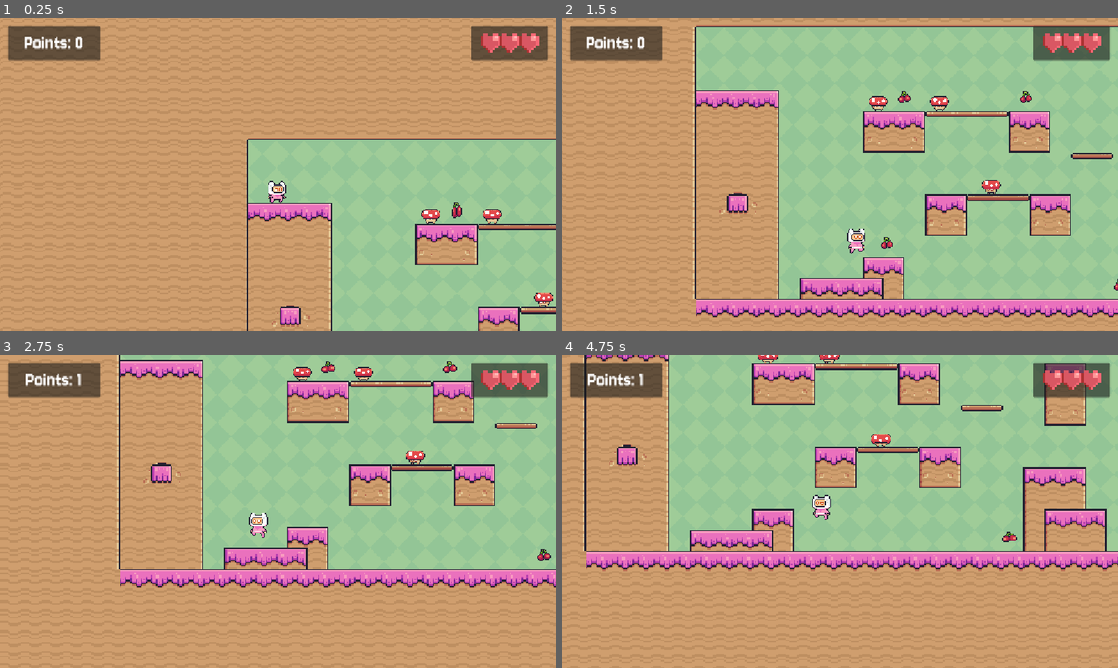
Above: before the commit, frames 1-4 (two rows, left to right).
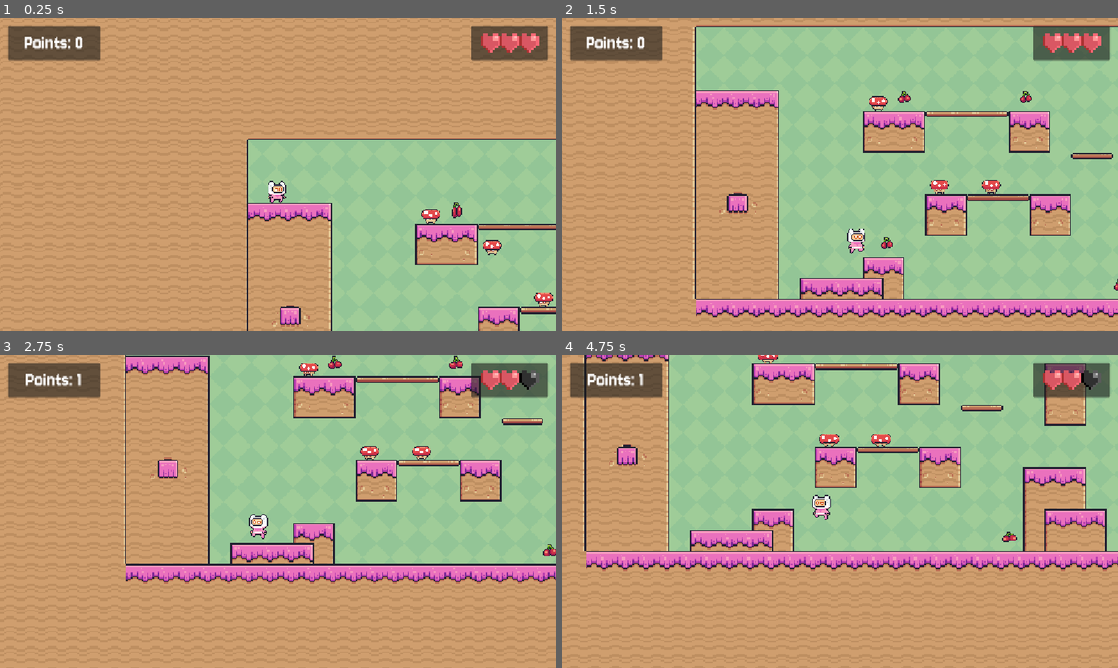
Above: after the commit, the same moments.

Repository: hanazzz/2d-platformer-game
Game: Godot game, scene res://scenes/levels/level1.tscn
Same seed, same stepped clock (60 frames per second), same inputs: the game is played once before the commit and once after it. This scene is started directly instead of the project's main scene.
Inputs:
- Up to frame 1 (0.25 s): no input
- Up to frame 2 (1.5 s): hold Right (right) from 0.53 s (still down); tap Space (jump) at 0.77 s
- Up to frame 3 (2.75 s): tap Space (jump) at 1.52 s; release Right (right) at 2.03 s; hold Left (left) from 2.03 s (still down)
- Up to frame 4 (4.75 s): release Left (left) at 2.78 s; hold Right (right) 2.78-4.28 s; tap Space (jump) at 3.02, 3.77, 4.52 s; hold Left (left) from 4.28 s (still down)

The runs differ from the first frame. In frame 1, 0.2% of the frame differs, in the area x 86-91%, y 61-76%; in frame 2, 0.2%; in frame 3, 15%, in the area x 21-100%, y 0-75%; in frame 4, 0.4%.

Commit message:
Update platform collision area + add one-way collision

Diff:
--- a/scenes/levels/level1.tscn
+++ b/scenes/levels/level1.tscn
@@ -30,11 +30,14 @@
 14:0/0 = 0
 15:0/0 = 0
 17:0/0 = 0
-17:0/0/physics_layer_0/polygon_0/points = PackedVector2Array(-8, -8, 8, -8, 8, 8, -8, 8)
+17:0/0/physics_layer_0/polygon_0/points = PackedVector2Array(-8, -8, 8, -8, 8, -3, -8, -3)
+17:0/0/physics_layer_0/polygon_0/one_way = true
 18:0/0 = 0
-18:0/0/physics_layer_0/polygon_0/points = PackedVector2Array(-8, -8, 8, -8, 8, 8, -8, 8)
+18:0/0/physics_layer_0/polygon_0/points = PackedVector2Array(-8, -8, 8, -8, 8, -3, -8, -3)
+18:0/0/physics_layer_0/polygon_0/one_way = true
 19:0/0 = 0
-19:0/0/physics_layer_0/polygon_0/points = PackedVector2Array(-8, -8, 8, -8, 8, 8, -8, 8)
+19:0/0/physics_layer_0/polygon_0/points = PackedVector2Array(-8, -8, 8, -8, 8, -3, -8, -3)
+19:0/0/physics_layer_0/polygon_0/one_way = true
 0:1/0 = 0
 1:1/0 = 0
 2:1/0 = 0
@@ -50,11 +53,14 @@
 14:1/0 = 0
 15:1/0 = 0
 17:1/0 = 0
-17:1/0/physics_layer_0/polygon_0/points = PackedVector2Array(-8, -8, 8, -8, 8, 8, -8, 8)
+17:1/0/physics_layer_0/polygon_0/points = PackedVector2Array(-8, -8, 8, -8, 8, -3, -8, -3)
+17:1/0/physics_layer_0/polygon_0/one_way = true
 18:1/0 = 0
-18:1/0/physics_layer_0/polygon_0/points = PackedVector2Array(-8, -8, 8, -8, 8, 8, -8, 8)
+18:1/0/physics_layer_0/polygon_0/points = PackedVector2Array(-8, -8, 8, -8, 8, -3, -8, -3)
+18:1/0/physics_layer_0/polygon_0/one_way = true
 19:1/0 = 0
-19:1/0/physics_layer_0/polygon_0/points = PackedVector2Array(-8, -8, 8, -8, 8, 8, -8, 8)
+19:1/0/physics_layer_0/polygon_0/points = PackedVector2Array(-8, -8, 8, -8, 8, -3, -8, -3)
+19:1/0/physics_layer_0/polygon_0/one_way = true
 0:2/0 = 0
 1:2/0 = 0
 2:2/0 = 0
@@ -65,11 +71,14 @@
 14:2/0 = 0
 15:2/0 = 0
 17:2/0 = 0
-17:2/0/physics_layer_0/polygon_0/points = PackedVector2Array(-8, -8, 8, -8, 8, 8, -8, 8)
+17:2/0/physics_layer_0/polygon_0/points = PackedVector2Array(-8, -8, 8, -8, 8, -3, -8, -3)
+17:2/0/physics_layer_0/polygon_0/one_way = true
 18:2/0 = 0
-18:2/0/physics_layer_0/polygon_0/points = PackedVector2Array(-8, -8, 8, -8, 8, 8, -8, 8)
+18:2/0/physics_layer_0/polygon_0/points = PackedVector2Array(-8, -8, 8, -8, 8, -3, -8, -3)
+18:2/0/physics_layer_0/polygon_0/one_way = true
 19:2/0 = 0
-19:2/0/physics_layer_0/polygon_0/points = PackedVector2Array(-8, -8, 8, -8, 8, 8, -8, 8)
+19:2/0/physics_layer_0/polygon_0/points = PackedVector2Array(-8, -8, 8, -8, 8, -3, -8, -3)
+19:2/0/physics_layer_0/polygon_0/one_way = true
 0:4/0 = 0
 1:4/0 = 0
 2:4/0 = 0
--- a/scenes/levels/level2.tscn
+++ b/scenes/levels/level2.tscn
@@ -37,11 +37,14 @@
 14:0/0 = 0
 15:0/0 = 0
 17:0/0 = 0
-17:0/0/physics_layer_0/polygon_0/points = PackedVector2Array(-8, -8, 8, -8, 8, 8, -8, 8)
+17:0/0/physics_layer_0/polygon_0/points = PackedVector2Array(-8, -8, 8, -8, 8, -3, -8, -3)
+17:0/0/physics_layer_0/polygon_0/one_way = true
 18:0/0 = 0
-18:0/0/physics_layer_0/polygon_0/points = PackedVector2Array(-8, -8, 8, -8, 8, 8, -8, 8)
+18:0/0/physics_layer_0/polygon_0/points = PackedVector2Array(-8, -8, 8, -8, 8, -3, -8, -3)
+18:0/0/physics_layer_0/polygon_0/one_way = true
 19:0/0 = 0
-19:0/0/physics_layer_0/polygon_0/points = PackedVector2Array(-8, -8, 8, -8, 8, 8, -8, 8)
+19:0/0/physics_layer_0/polygon_0/points = PackedVector2Array(-8, -8, 8, -8, 8, -3, -8, -3)
+19:0/0/physics_layer_0/polygon_0/one_way = true
 0:1/0 = 0
 0:1/0/physics_layer_0/polygon_0/points = PackedVector2Array(-8, -8, 8, -8, 8, 8, -8, 8)
 1:1/0 = 0
@@ -62,11 +65,14 @@
 14:1/0 = 0
 15:1/0 = 0
 17:1/0 = 0
-17:1/0/physics_layer_0/polygon_0/points = PackedVector2Array(-8, -8, 8, -8, 8, 8, -8, 8)
+17:1/0/physics_layer_0/polygon_0/points = PackedVector2Array(-8, -8, 8, -8, 8, -3, -8, -3)
+17:1/0/physics_layer_0/polygon_0/one_way = true
 18:1/0 = 0
-18:1/0/physics_layer_0/polygon_0/points = PackedVector2Array(-8, -8, 8, -8, 8, 8, -8, 8)
+18:1/0/physics_layer_0/polygon_0/points = PackedVector2Array(-8, -8, 8, -8, 8, -3, -8, -3)
+18:1/0/physics_layer_0/polygon_0/one_way = true
 19:1/0 = 0
-19:1/0/physics_layer_0/polygon_0/points = PackedVector2Array(-8, -8, 8, -8, 8, 8, -8, 8)
+19:1/0/physics_layer_0/polygon_0/points = PackedVector2Array(-8, -8, 8, -8, 8, -3, -8, -3)
+19:1/0/physics_layer_0/polygon_0/one_way = true
 0:2/0 = 0
 0:2/0/physics_layer_0/polygon_0/points = PackedVector2Array(-8, -8, 8, -8, 8, 8, -8, 8)
 1:2/0 = 0
@@ -80,11 +86,14 @@
 14:2/0 = 0
 15:2/0 = 0
 17:2/0 = 0
-17:2/0/physics_layer_0/polygon_0/points = PackedVector2Array(-8, -8, 8, -8, 8, 8, -8, 8)
+17:2/0/physics_layer_0/polygon_0/points = PackedVector2Array(-8, -8, 8, -8, 8, -3, -8, -3)
+17:2/0/physics_layer_0/polygon_0/one_way = true
 18:2/0 = 0
-18:2/0/physics_layer_0/polygon_0/points = PackedVector2Array(-8, -8, 8, -8, 8, 8, -8, 8)
+18:2/0/physics_layer_0/polygon_0/points = PackedVector2Array(-8, -8, 8, -8, 8, -3, -8, -3)
+18:2/0/physics_layer_0/polygon_0/one_way = true
 19:2/0 = 0
-19:2/0/physics_layer_0/polygon_0/points = PackedVector2Array(-8, -8, 8, -8, 8, 8, -8, 8)
+19:2/0/physics_layer_0/polygon_0/points = PackedVector2Array(-8, -8, 8, -8, 8, -3, -8, -3)
+19:2/0/physics_layer_0/polygon_0/one_way = true
 0:4/0 = 0
 1:4/0 = 0
 2:4/0 = 0
